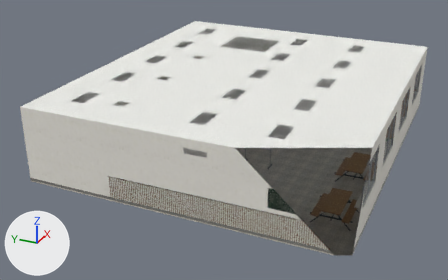
Before and after pictures for a commit that changed the glTF model assets/models/env/second_ai/linze_4f.glb.
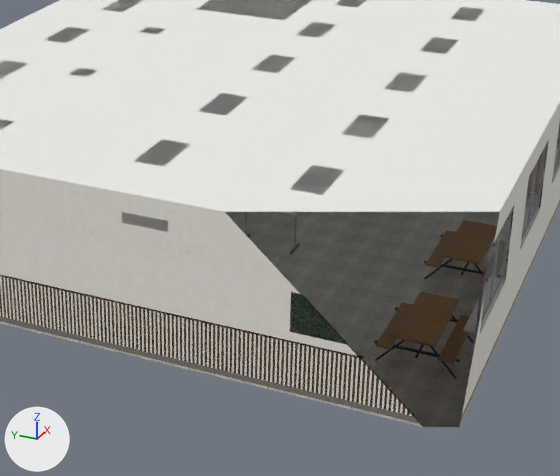
Old and new are each drawn whole from a 50 mm camera at (-26.2, -10.4, 12.7) aimed at (-1.1, 0.9, 0.2) and again close up on the part from 27% to 90% of the width and 15% to 100% of the height. Arrows for +X, +Y and +Z are at lower left; the lights stay in place. The older version's two pictures come first. Everything nearer to the camera than a plane just in front of the edit is cut away. Where no turn or scale is listed for an object, it has been applied to the vertices. Vertices at exactly the same position are counted once.

Names of what the first close-up shows: 'WALL_S_frame', 'WALL_S_glass', 'WALL_S_wall', 'WALL_W_slat', 'WALL_W_trim', 'WALL_W_wain', 'WALL_W_wall', 'linze_4f_ceiling', 'linze_4f_floorm', 'linze_4f_metal', 'linze_4f_props', 'linze_4f_woodparts' and 1 more.
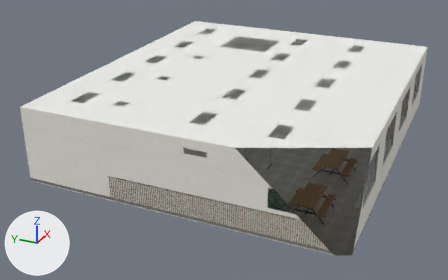
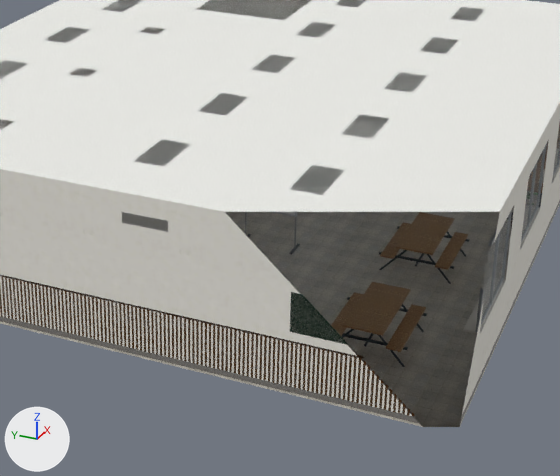
Boxes (x1, y1, x2, y2) around the edits, measured in the close-ups (560 x 476 px; the box of a moved part takes in the faces that stretch with it):
'linze_4f_woodparts', reshaped
    before: (375, 144, 548, 364)
    after: (331, 144, 548, 352)
'linze_4f_metal', reshaped (mostly hidden)
    before: (245, 140, 549, 379)
    after: (245, 140, 549, 367)
part 1 of me_linze_4f_metal, moved or reshaped
    before: (374, 340, 460, 362)
    after: (342, 333, 408, 350)
part 2 of me_linze_4f_metal, moved or reshaped (mostly hidden afterwards)
    before: (375, 340, 405, 361)
    after: (341, 329, 355, 338)
part 3 of me_linze_4f_metal, moved or reshaped
    before: (430, 346, 457, 379)
    after: (377, 334, 405, 367)
part 4 of me_linze_4f_metal, moved or reshaped
    before: (395, 307, 458, 323)
    after: (347, 297, 427, 316)
part 5 of me_linze_4f_metal, moved or reshaped
    before: (452, 315, 474, 343)
    after: (401, 304, 424, 332)
part 6 of me_linze_4f_metal, moved or reshaped
    before: (415, 344, 424, 358)
    after: (364, 333, 374, 347)
part 7 of me_linze_4f_metal, moved or reshaped
    before: (424, 261, 483, 274)
    after: (379, 252, 454, 269)
part 8 of me_linze_4f_metal, moved or reshaped
    before: (424, 259, 453, 279)
    after: (379, 250, 407, 270)
part 9 of me_linze_4f_metal, moved or reshaped (mostly hidden before)
    before: (473, 263, 482, 272)
    after: (427, 254, 451, 284)
part 10 of me_linze_4f_metal, moved or reshaped (not visible before)
    after: (397, 226, 470, 242)
part 11 of me_linze_4f_metal, moved or reshaped
    before: (461, 262, 470, 276)
    after: (415, 253, 424, 267)
part 12 of me_linze_4f_props, deleted
    before: (122, 212, 168, 232)
part 13 of me_linze_4f_woodparts, moved or reshaped
    before: (394, 292, 460, 347)
    after: (342, 282, 411, 336)
part 14 of me_linze_4f_woodparts, moved or reshaped
    before: (375, 302, 413, 350)
    after: (331, 292, 363, 336)
part 15 of me_linze_4f_woodparts, moved or reshaped
    before: (438, 315, 470, 364)
    after: (386, 304, 426, 352)
part 16 of me_linze_4f_woodparts, moved or reshaped
    before: (442, 220, 497, 264)
    after: (396, 212, 454, 255)
part 17 of me_linze_4f_woodparts, moved or reshaped
    before: (425, 230, 456, 268)
    after: (380, 222, 411, 259)
part 18 of me_linze_4f_woodparts, moved or reshaped (mostly hidden before)
    before: (482, 249, 509, 277)
    after: (435, 232, 468, 270)

The edits, one by one:
me_linze_4f_metal is used by ob_linze_4f_metal; location (0.0, 0.0, 0.0).
me_linze_4f_metal had 1452 vertices, 2592 faces and spanned x -7.7..7.8, y -6.8..6.9, z 0.0..2.2.
me_linze_4f_metal now has 1452 vertices, 2592 faces and spans x -6.6..7.8, y -6.8..6.9, z 0.0..2.2.
me_linze_4f_metal part 1: the loose piece of 8 vertices spanning x -6.3, y -6.6..-5.0, z 0.4 is moved by (0.0, 1.0, 0.0).
me_linze_4f_metal part 2: the loose piece of 16 vertices spanning x -6.3, y -5.7..-5.0, z 0.0..0.7 is moved by (0.0, 1.0, 0.0).
me_linze_4f_metal part 3: the loose piece of 16 vertices spanning x -6.3, y -6.6..-5.9, z 0.0..0.7 is moved by (0.0, 1.0, 0.0).
me_linze_4f_metal part 4: the loose piece of 8 vertices spanning x -4.9, y -6.6..-5.0, z 0.4 is moved by (0.0, 1.0, 0.0).
me_linze_4f_metal part 5: the loose piece of 16 vertices spanning x -4.9, y -6.6..-5.9, z 0.0..0.7 is moved by (0.0, 1.0, 0.0).
me_linze_4f_metal part 6: the loose piece of 8 vertices spanning x -6.3..-4.9, y -5.8, z 0.2..0.3 is moved by (0.0, 1.0, 0.0).
me_linze_4f_metal part 7: the loose piece of 8 vertices spanning x -2.7, y -6.6..-5.0, z 0.4 is moved by (0.0, 1.0, 0.0).
me_linze_4f_metal part 8: the loose piece of 16 vertices spanning x -2.7, y -5.7..-5.0, z 0.0..0.7 is moved by (0.0, 1.0, 0.0).
me_linze_4f_metal part 9: the loose piece of 16 vertices spanning x -2.7, y -6.6..-5.9, z 0.0..0.7 is moved by (0.0, 1.0, 0.0).
me_linze_4f_metal part 10: the loose piece of 8 vertices spanning x -1.3, y -6.6..-5.0, z 0.4 is moved by (0.0, 1.0, 0.0).
me_linze_4f_metal part 11: the loose piece of 8 vertices spanning x -2.7..-1.3, y -5.8, z 0.2..0.3 is moved by (0.0, 1.0, 0.0).
Other edits to the shape of me_linze_4f_metal do not show in these pictures.
me_linze_4f_props is used by ob_linze_4f_props; location (0.0, 0.0, 0.0).
me_linze_4f_props had 1976 vertices, 3474 faces and spanned x -8.0..8.0, y -6.8..5.5, z 0.0..3.4.
me_linze_4f_props now has 1904 vertices, 3342 faces and spans x -6.6..8.0, y -6.8..5.5, z 0.0..3.4.
me_linze_4f_props part 12: the loose piece of 56 vertices spanning x -8.0..-7.8, y -1.5..-0.5, z 2.8..3.0 is deleted.
Other edits to the shape of me_linze_4f_props do not show in these pictures.
me_linze_4f_woodparts is used by ob_linze_4f_woodparts; location (0.0, 0.0, 0.0).
me_linze_4f_woodparts had 808 vertices, 1556 faces and spanned x -7.7..7.7, y -6.8..6.9, z 0.4..1.0.
me_linze_4f_woodparts now has 808 vertices, 1556 faces and spans x -6.6..7.7, y -6.8..6.9, z 0.4..1.0.
me_linze_4f_woodparts part 13: the loose piece of 56 vertices spanning x -6.5..-4.7, y -6.2..-5.4, z 0.7..0.8 is moved by (0.0, 1.0, 0.0).
me_linze_4f_woodparts part 14: the loose piece of 56 vertices spanning x -6.5..-4.7, y -5.3..-5.0, z 0.4..0.5 is moved by (0.0, 1.0, 0.0).
me_linze_4f_woodparts part 15: the loose piece of 56 vertices spanning x -6.5..-4.7, y -6.6..-6.2, z 0.4..0.5 is moved by (0.0, 1.0, 0.0).
me_linze_4f_woodparts part 16: the loose piece of 56 vertices spanning x -3.0..-1.0, y -6.2..-5.4, z 0.7..0.8 is moved by (0.0, 1.0, 0.0).
me_linze_4f_woodparts part 17: the loose piece of 56 vertices spanning x -2.9..-1.1, y -5.3..-5.0, z 0.4..0.5 is moved by (0.0, 1.0, 0.0).
me_linze_4f_woodparts part 18: the loose piece of 56 vertices spanning x -2.9..-1.1, y -6.6..-6.2, z 0.4..0.5 is moved by (0.0, 1.0, 0.0).
Other edits to the shape of me_linze_4f_woodparts do not show in these pictures.
